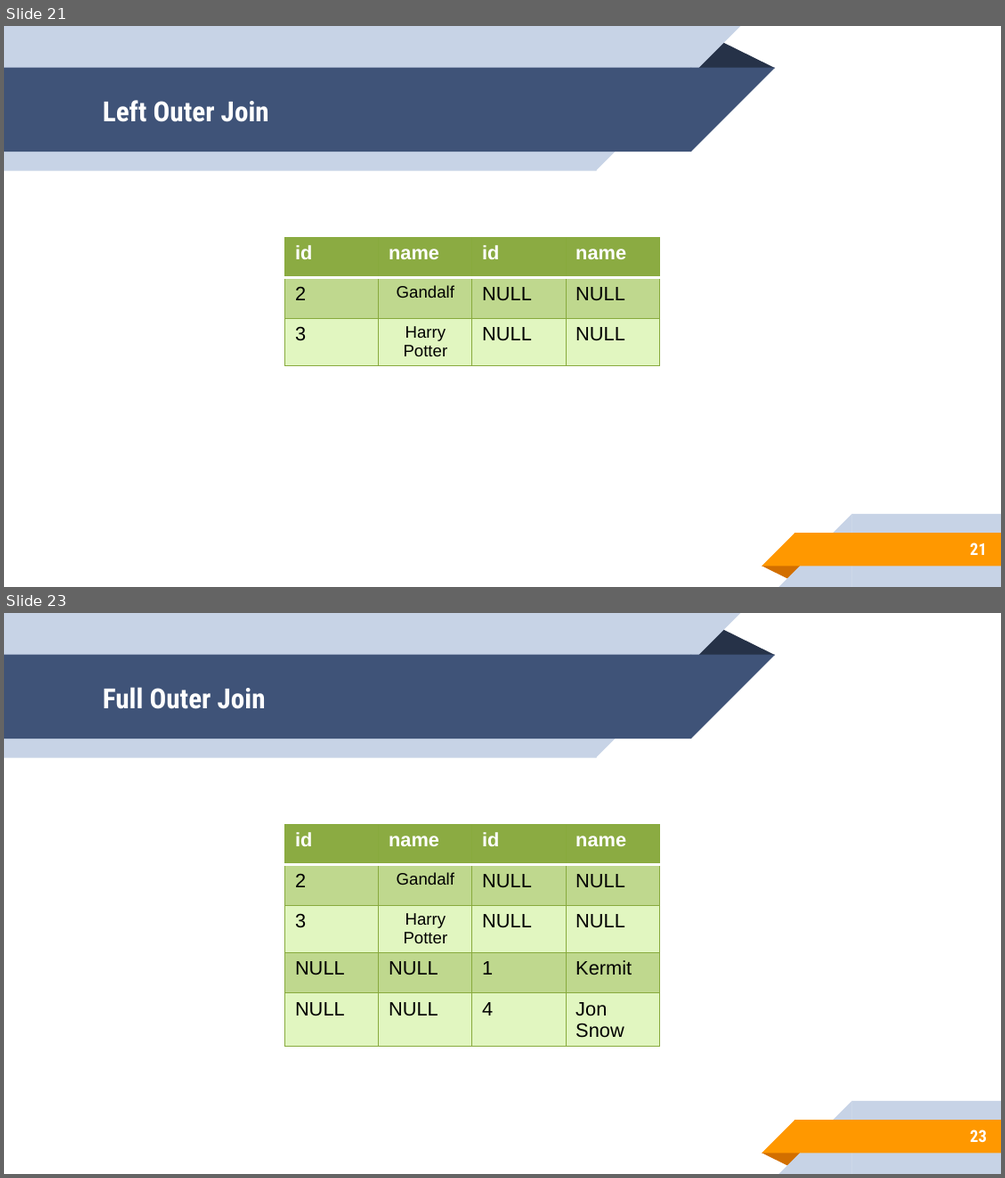
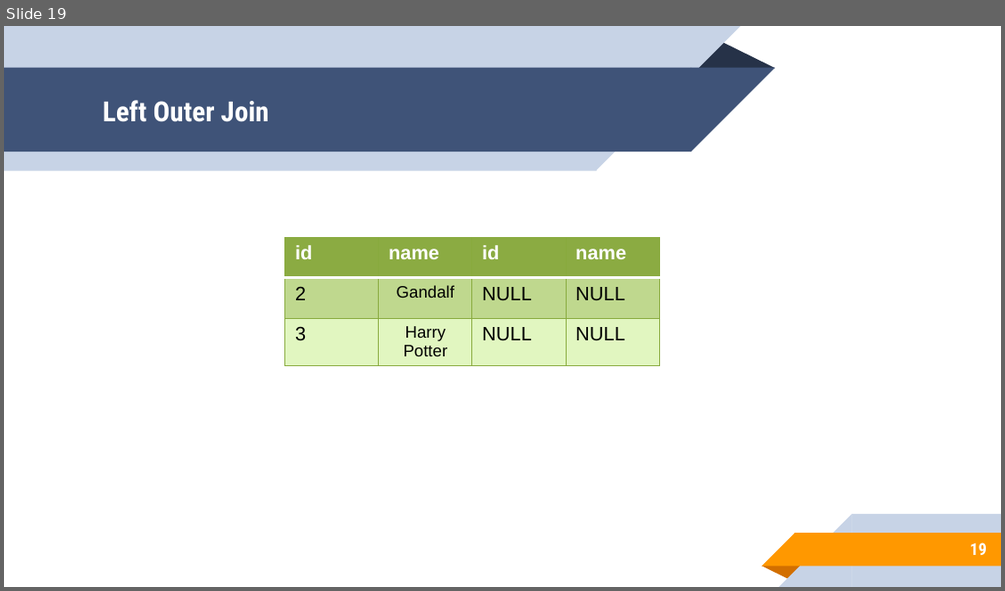
Before and after one commit to leonpalafox/dbclase_2019, a slide deck: Slides/Clase_11_2018.pptx. Shown one above the other, each under a label of ours: slides 21 and 23 before the commit, slide 19 after it; the slides between them are not shown. The pictures are 1005x1178 and 1005x591 pixels, drawn with LibreOffice and Linux fonts; fonts in the diff are those of the drawing; background and template pictures are left out. Boxes give left, top, right and bottom in pixels: in the first picture for what was removed or moved away, otherwise in the second. Text is boxed around its words. In the diff, an @@ line names an element or a change of style, - is before the commit and + after.

```diff
--- a/Slides/Clase_11_2018.pptx
+++ b/Slides/Clase_11_2018.pptx
@@ slide 23 removed at [4, 613, 1001, 1174], background #FFFFFF; not listed: 10 template elements that a slide beside it also shows @@
@@ title removed at [103, 687, 266, 709] @@
-Full Outer Join
@@ table removed at [285, 824, 660, 1052], 5 rows, 4 columns @@
-id | name | id | name
-2 | Gandalf | NULL | NULL
-3 | Harry Potter | NULL | NULL
-NULL | NULL | 1 | Kermit
-NULL | NULL | 4 | Jon Snow
@@ page number removed at [970, 1129, 987, 1142] @@
-23
@@ what was slide 21 is now slide 19 @@
@@ page number at [970, 542, 987, 555]: text changed @@
-21
+19
```
Also in this commit, not shown: 6 slides added, 3 other slides removed.
